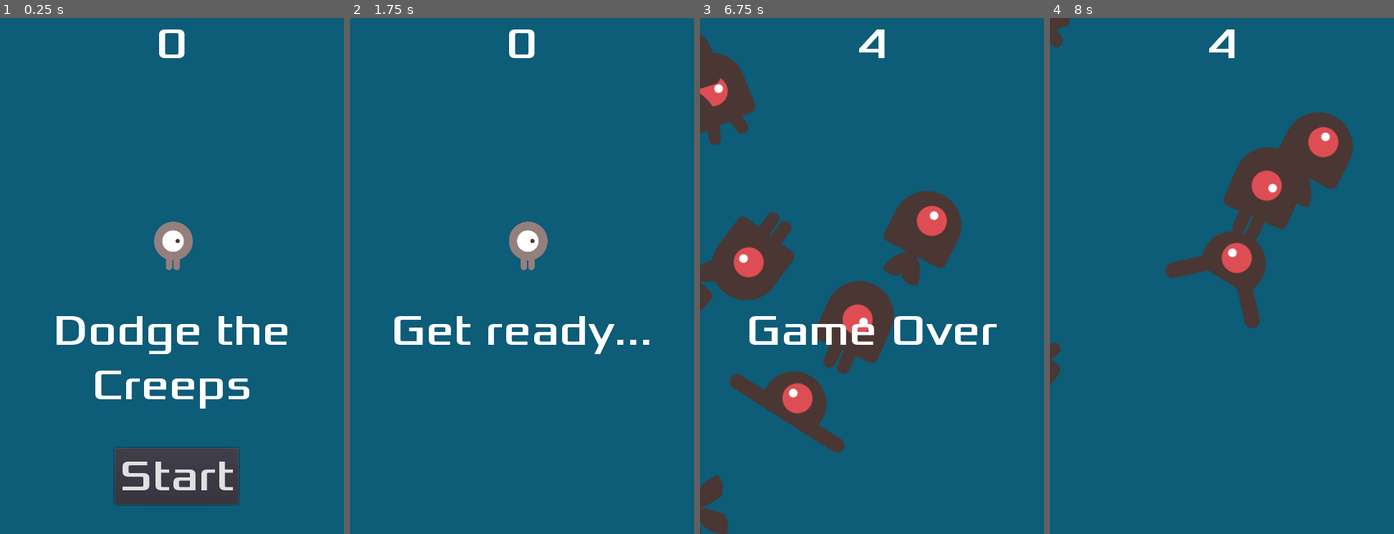
Above: before the commit, frames 1-4 (left to right).
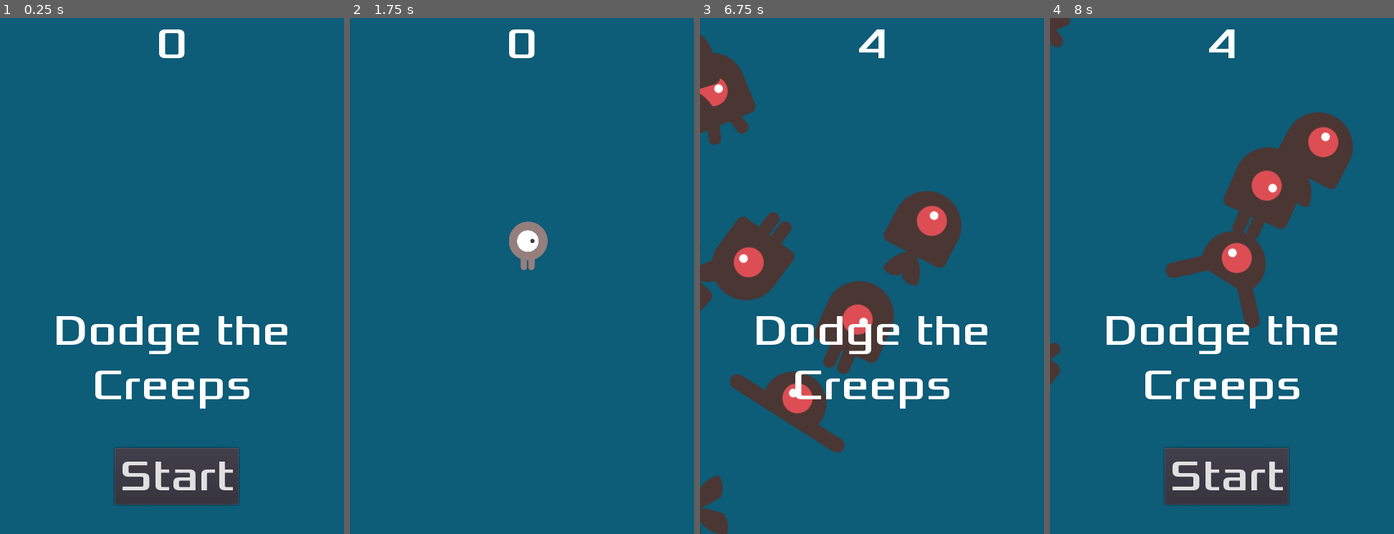
Above: after the commit, the same moments.

Repository: dan1229/godot_2d_dodge_the_creeps
Game: Godot game, scene res://Main.tscn
Two runs of this game, one before a commit and one after it. Both use one fixed random seed, a clock stepped at 60 frames per second and the inputs below.
Inputs:
- Up to frame 1 (0.25 s): no input
- Up to frame 2 (1.75 s): click "Start" at 0.5 s; tap Enter at 1.25 s; hold D (move_right) from 1.28 s (still down)
- Up to frame 3 (6.75 s): tap Space at 2 s; release D (move_right) at 2.03 s; hold S (move_down) 2.03-2.78 s; hold D (move_right) 2.78-3.53 s; hold W (move_up) 3.53-4.28 s; hold A (move_left) 4.28-5.78 s; hold S (move_down) 5.78-6.53 s; hold D (move_right) from 6.53 s (still down)
- Up to frame 4 (8 s): release D (move_right) at 7.28 s; hold W (move_up) from 7.28 s (still down)

The runs differ from the first frame. In frame 1, 0.7% of the frame differs, in the area x 44-57%, y 39-49%; in frame 2, 1.4%; in frame 3, 2.8%; in frame 4, 6.6%, in the area x 16-84%, y 57-95%.

Commit message:
video finished!

Diff:
--- a/HUD.gd
+++ b/HUD.gd
@@ -15,6 +15,11 @@
 
 func show_game_over():
 	show_message("Game Over")
+	yield($MessageTimer, 'timeout')
+	$MessageLabel.text = "Dodge the Creeps"
+	$MessageLabel.show()
+	yield(get_tree().create_timer(1.0), 'timeout')
+	$Button.show()
 
 
 func _on_Button_pressed():
--- a/HUD.tscn
+++ b/HUD.tscn
@@ -58,7 +58,6 @@
 }
 
 [node name="MessageTimer" type="Timer" parent="."]
-wait_time = 2.0
 one_shot = true
 
 [connection signal="pressed" from="Button" to="." method="_on_Button_pressed"]
--- a/Main.gd
+++ b/Main.gd
@@ -12,7 +12,11 @@
 	score = 0
 	$HUD.update_score(score)
 
+	get_tree().call_group("mobs", "queue_free")
+	$Player.start($StartPosition.position)
+
 	$StartTimer.start()
+	$Music.play()
 
 	$HUD.show_message("Get ready...")
 
@@ -26,6 +30,8 @@
 	$ScoreTimer.stop()
 	$MobTimer.stop()
 	$HUD.show_game_over()
+	$Music.stop()
+	$DeathSound.play()
 
 
 func _on_MobTimer_timeout():
--- a/Main.tscn
+++ b/Main.tscn
@@ -1,9 +1,11 @@
-[gd_scene load_steps=6 format=2]
+[gd_scene load_steps=8 format=2]
 
 [ext_resource path="res://Main.gd" type="Script" id=1]
 [ext_resource path="res://Mob.tscn" type="PackedScene" id=2]
 [ext_resource path="res://Player.tscn" type="PackedScene" id=3]
 [ext_resource path="res://HUD.tscn" type="PackedScene" id=4]
+[ext_resource path="res://art/game-over.wav" type="AudioStream" id=5]
+[ext_resource path="res://art/house-in-a-forest-loop.ogg" type="AudioStream" id=6]
 
 [sub_resource type="Curve2D" id=1]
 _data = {
@@ -34,7 +36,7 @@
 wait_time = 0.5
 
 [node name="Player" parent="." instance=ExtResource( 3 )]
-position = Vector2( 240, 320 )
+position = Vector2( -360, 320 )
 
 [node name="HUD" parent="." instance=ExtResource( 4 )]
 
@@ -43,6 +45,15 @@
 [node name="StartTimer" type="Timer" parent="."]
 one_shot = true
 
+[node name="StartPosition" type="Position2D" parent="."]
+position = Vector2( 240, 320 )
+
+[node name="Music" type="AudioStreamPlayer2D" parent="."]
+stream = ExtResource( 6 )
+
+[node name="DeathSound" type="AudioStreamPlayer2D" parent="."]
+stream = ExtResource( 5 )
+
 [connection signal="timeout" from="MobTimer" to="." method="_on_MobTimer_timeout"]
 [connection signal="hit" from="Player" to="." method="game_over"]
 [connection signal="start_game" from="HUD" to="." method="new_game"]
--- a/Mob.tscn
+++ b/Mob.tscn
@@ -27,8 +27,8 @@
 } ]
 
 [sub_resource type="CapsuleShape2D" id=2]
-radius = 45.7142
-height = 37.9368
+radius = 63.2652
+height = 63.6736
 
 [node name="Mob" type="RigidBody2D" groups=["mobs"]]
 scale = Vector2( 0.7, 0.7 )
@@ -42,6 +42,7 @@
 
 [node name="CollisionShape2D" type="CollisionShape2D" parent="."]
 rotation = 1.5708
+scale = Vector2( 0.7, 0.7 )
 shape = SubResource( 2 )
 
 [node name="VisibilityNotifier2D" type="VisibilityNotifier2D" parent="."]
--- a/Player.gd
+++ b/Player.gd
@@ -7,6 +7,7 @@
 
 func _ready():
 	screen_size = get_viewport_rect().size
+	hide()
 
 func _process(delta):
 	var direction = Vector2.ZERO
